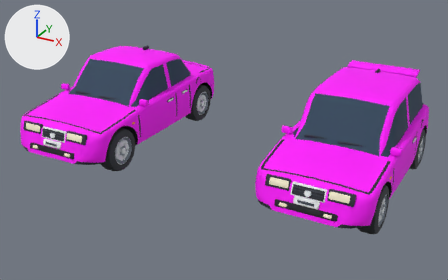
Renders of the glTF model public/models/cars/cars-small.glb from each side of a commit.
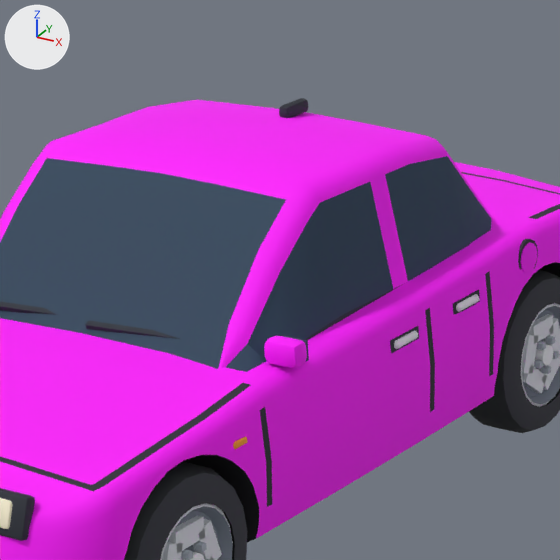
The first picture shows the older version from a 50 mm lens placed at (-17.64, -8.02, 4.3), pointed at (-21.98, -0.14, 0.36). The close-ups show the older and then the newer version on the part from 18% to 46% of the width and 8% to 53% of the height of that picture. Only the edits that show in the close-ups are written down. Every picture has the same lights, and +X, +Y and +Z are marked at upper left. Where no turn or scale is listed for an object, it has been applied to the vertices. Vertices at exactly the same position are counted once.

The first close-up shows 'sedan_mesh', 'sedan_wheel_1', 'sedan_wheel_3'.
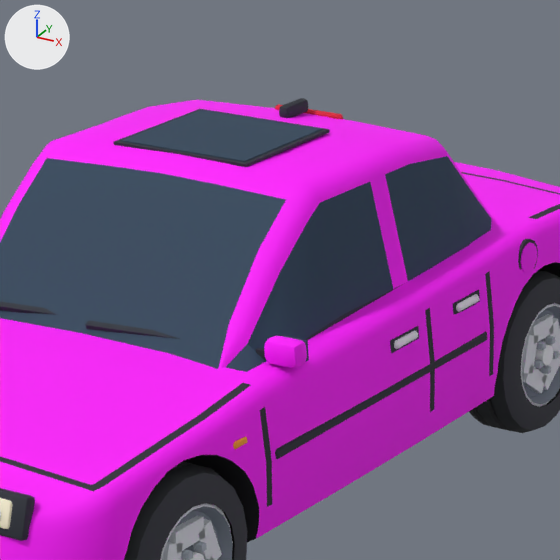
Location of each change, (x1, y1, x2, y2) in pixels of the close-ups (560 x 560 px):
part 1 of me_sedan_mesh, added
    after: (275, 104, 343, 119)
part 2 of me_sedan_mesh, added
    after: (113, 109, 330, 167)
part 3 of me_sedan_mesh, added (blue)
    after: (121, 110, 322, 162)
part 4 of me_sedan_mesh, added (mostly hidden)
    after: (256, 348, 266, 359)
part 5 of me_sedan_mesh, added
    after: (275, 331, 487, 459)

The change, as a list of edits to the scene's bpy script:
```text
Change me_sedan_mesh:
    used by ob_sedan_mesh; location = (-24.0, 0.026, 0.824)
    remove me_sedan_mesh.from_pydata(...)  # 2530 vertices, 4864 faces; spans x -0.88..0.88, y -1.88..1.88, z -0.59..0.59
    add me_sedan_mesh.from_pydata(...)  # 2826 vertices, 5396 faces; spans x -0.88..0.88, y -1.88..1.88, z -0.59..0.59
    me_sedan_mesh part 1: the loose piece of 24 vertices spanning x -0.17..0.17, y 1.78..1.83, z -0.3..-0.2 is copied, and the copy is scaled about its middle by (0.955, 0.747, 0.24), then moved by (0.0, -1.05, 0.77); it spans x -0.16..0.16, y 0.74..0.77, z 0.51..0.54
    me_sedan_mesh part 2: a new loose piece, a box spanning x -0.31..0.31, y -0.086..0.454, z 0.558..0.57, in mat_toy
    me_sedan_mesh part 3: a new loose piece, a box spanning x -0.29..0.29, y -0.066..0.434, z 0.562..0.574, in mat_toy
    me_sedan_mesh part 4: a new loose piece, a box spanning x 0.683..0.773, y -0.584..-0.549, z 0.036..0.066, in mat_toy
    me_sedan_mesh part 5: 24 vertices added at x 0.85..0.87, y -0.75..0.67, z -0.27..-0.23
    other edits to the shape of me_sedan_mesh do not show in these pictures
```
